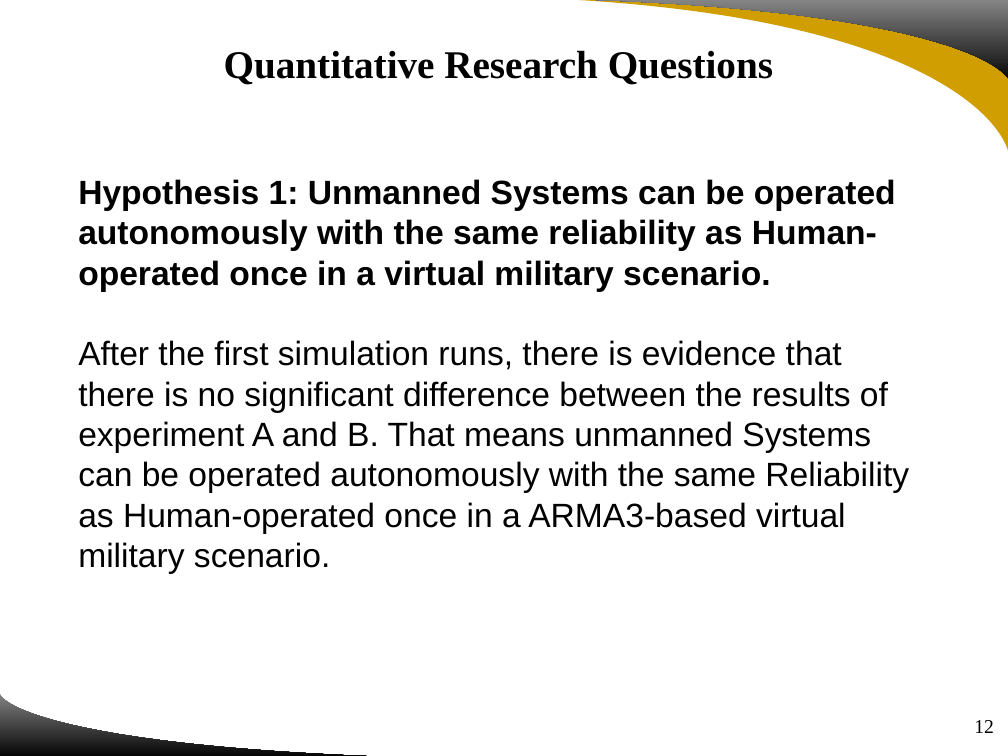
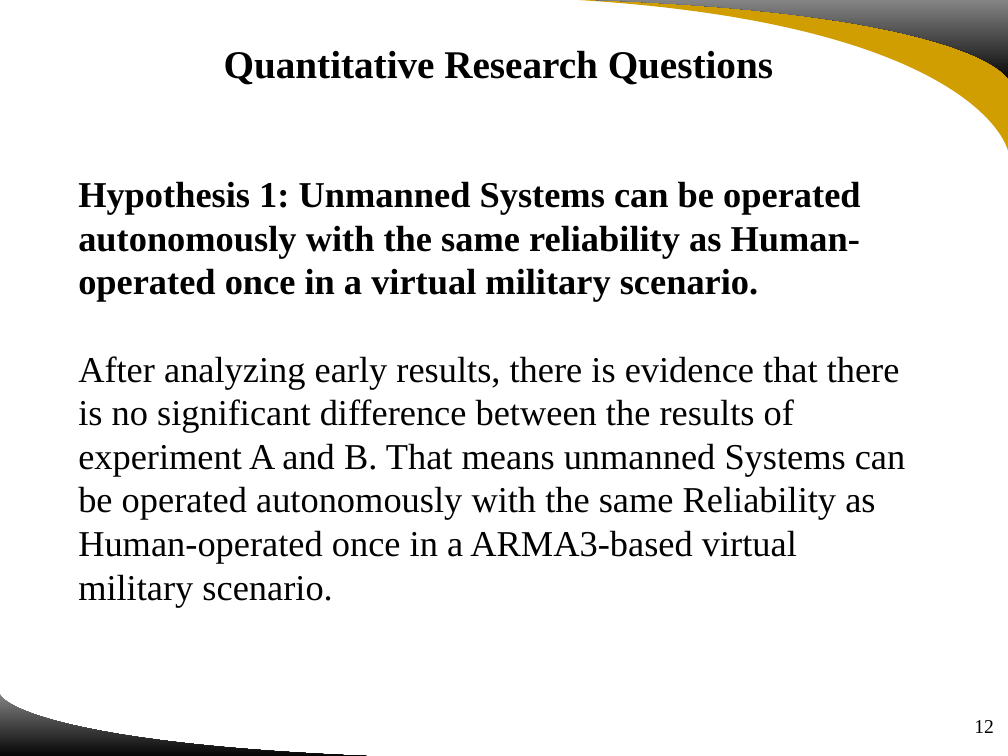
Before and after one commit to UgurUysal86/HUMAN-ASSISTED-WEAPON-SYSTEMS, a slide deck: slide 12 of Project Review and Feedback/181022 IDS6916 Group4 Project Review and Feedback.pptx. Drawn at 1008x756 pixels with LibreOffice and Linux fonts; fonts in the diff are those of the drawing; background and template pictures are left out. Boxes give left, top, right and bottom in pixels: in the first picture for what was removed or moved away, otherwise in the second. Text is boxed around its words. In the diff, an @@ line names an element or a change of style, - is before the commit and + after.

```diff
--- a/Project Review and Feedback/181022 IDS6916 Group4 Project Review and Feedback.pptx
+++ b/Project Review and Feedback/181022 IDS6916 Group4 Project Review and Feedback.pptx
@@ text at box(78, 181, 860, 301): size 24 to 26 pt, font Arial to Times New Roman in "Hypothesis 1: Unmanned Systems can be operated ..." @@
@@ text at box(78, 356, 905, 607): text changed; size 24 to 26 pt; font Arial to Times New Roman @@
-After the first simulation runs, there is evidence that there is no significant difference between the results of experiment A and B. That means unmanned Systems can be operated autonomously with the same Reliability as Human-operated once in a ARMA3-based virtual military scenario.
+After analyzing early results, there is evidence that there is no significant difference between the results of experiment A and B. That means unmanned Systems can be operated autonomously with the same Reliability as Human-operated once in a ARMA3-based virtual military scenario.
```
Also in this commit, not shown: 14 other slides changed.
